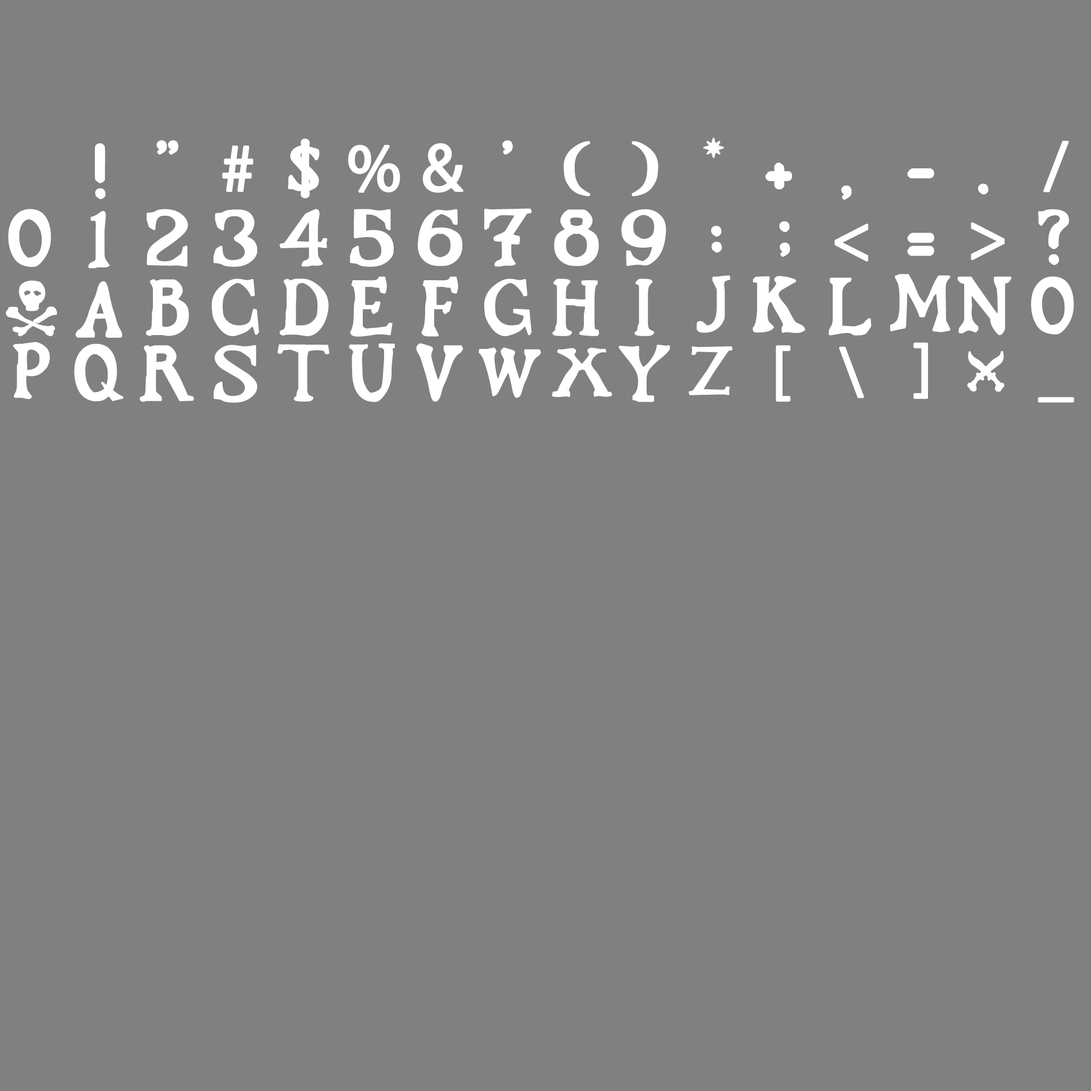
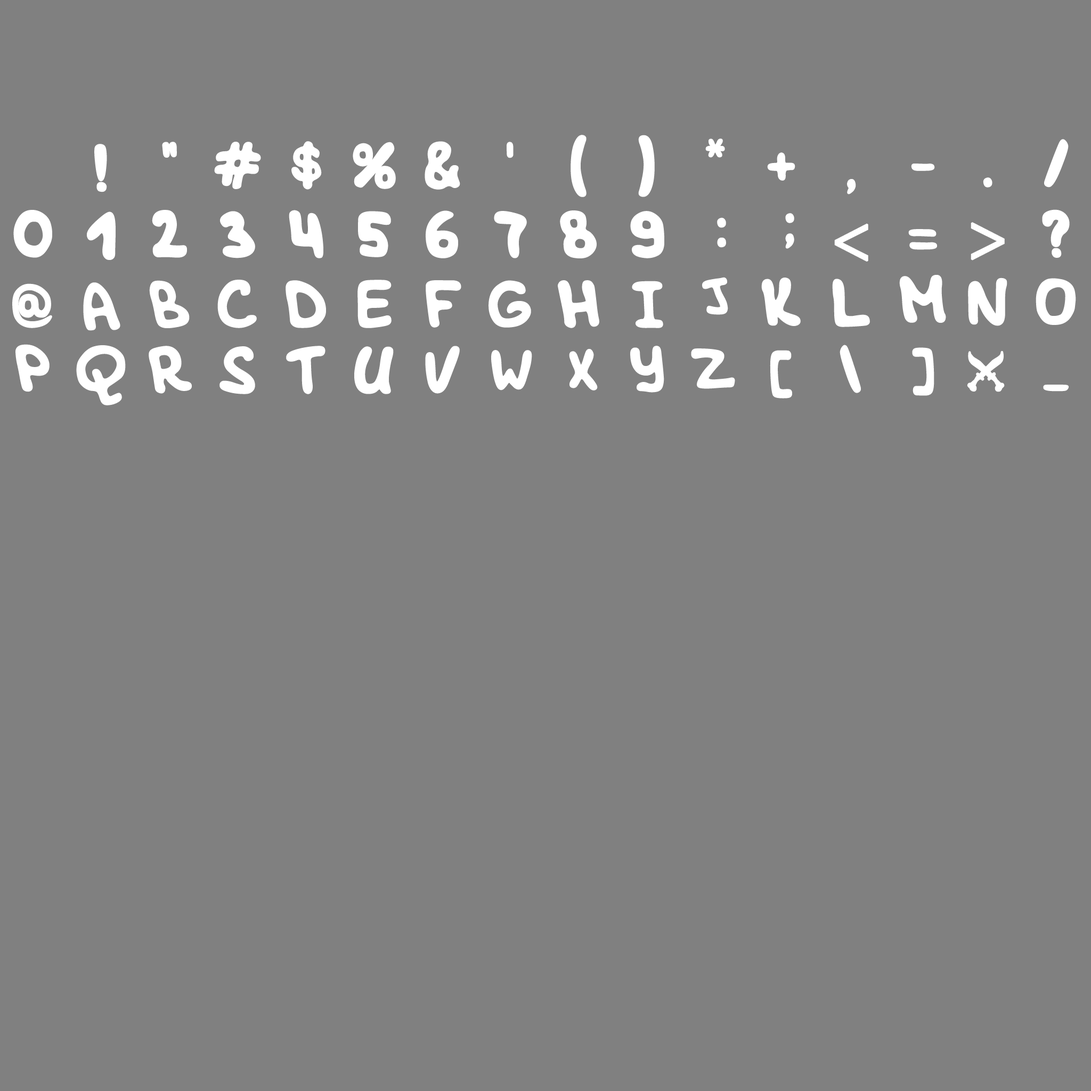
Layered file, before and after one edit (1091 × 1091). Changes by layer:
painted on "%" over [left=348, top=141, right=401, bottom=193]
painted on "9" over [left=621, top=208, right=667, bottom=267]
painted on "7" over [left=484, top=208, right=532, bottom=268]
painted on "6" over [left=417, top=208, right=463, bottom=267]
painted on "4" over [left=279, top=208, right=328, bottom=268]
painted on "0" over [left=7, top=208, right=53, bottom=268]
painted on "O" over [left=1031, top=276, right=1077, bottom=335]
painted on "N" over [left=957, top=276, right=1013, bottom=336]
painted on "M" over [left=890, top=273, right=952, bottom=333]
painted on "K" over [left=753, top=276, right=806, bottom=334]
painted on "G" over [left=484, top=278, right=532, bottom=337]
painted on "H" over [left=552, top=278, right=600, bottom=337]
painted on "D" over [left=279, top=278, right=329, bottom=337]
painted on "C" over [left=211, top=278, right=260, bottom=337]
painted on "A" over [left=75, top=281, right=123, bottom=338]
painted on "@" over [left=5, top=280, right=58, bottom=337]
painted on "Y" over [left=618, top=344, right=671, bottom=403]
painted on "W" over [left=478, top=347, right=542, bottom=399]
painted on "X" over [left=552, top=347, right=613, bottom=398]
painted on "V" over [left=416, top=343, right=464, bottom=402]
painted on "U" over [left=349, top=343, right=395, bottom=403]
painted on "T" over [left=277, top=344, right=330, bottom=402]
painted on "R" over [left=139, top=345, right=194, bottom=403]
painted on "Q" over [left=74, top=343, right=126, bottom=406]
…and 36 more changes (36 painted)
